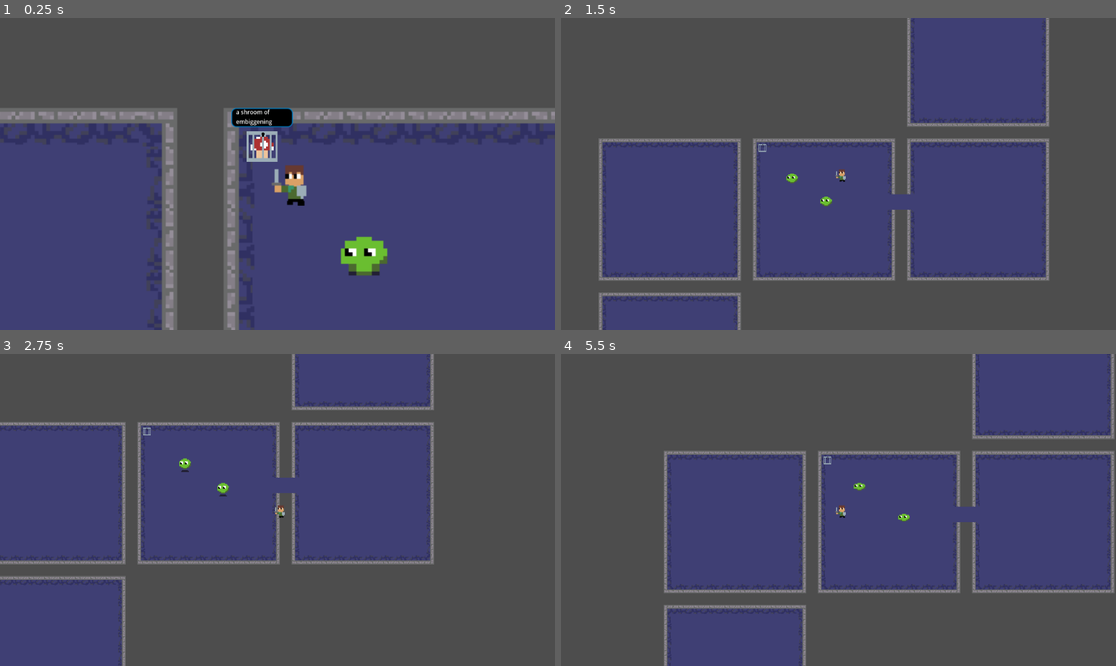
Above: before the commit, frames 1-4 (two rows, left to right).
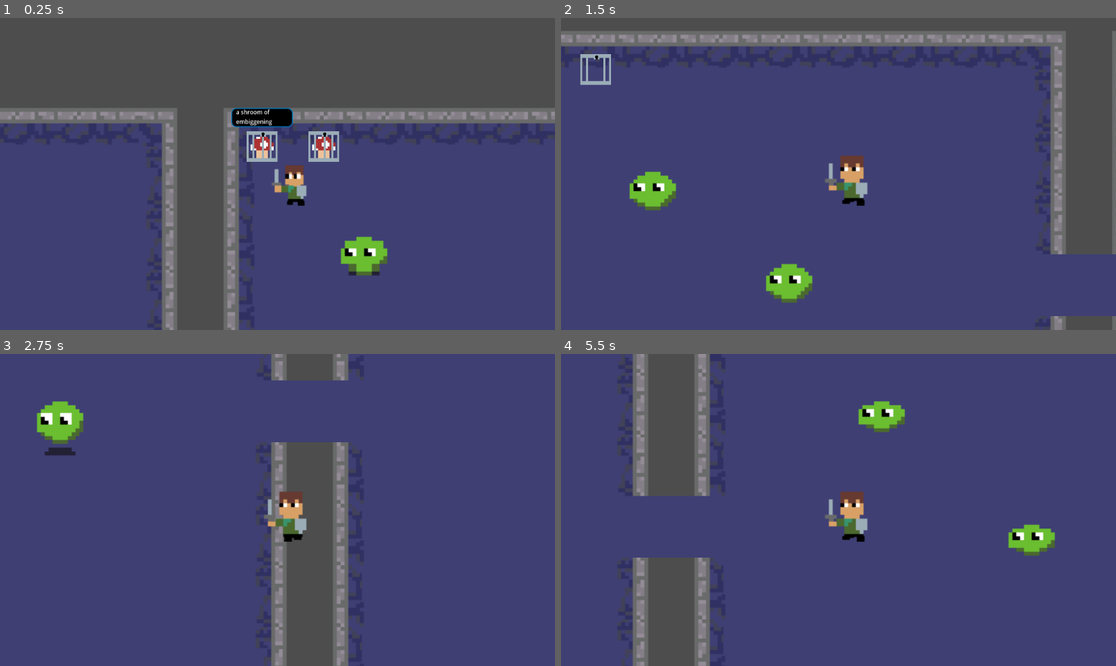
Above: after the commit, the same moments.

Repository: beml201/dungeon_game1
Game: Godot game, scene res://scenes/main.tscn
Two runs of this game, one before a commit and one after it. Both use one fixed random seed, a clock stepped at 60 frames per second and the inputs below.
Inputs (mouse positions are in pixels of both pictures, inside the frame that each line leads up to):
- Up to frame 1 (0.25 s): no input
- Up to frame 2 (1.5 s): move the mouse to (960, 158) at 0.52 s; hold D (right) 0.53-1.28 s; click (960, 158) at 0.6 s; move the mouse to (727, 189) at 1.27 s; hold S (down) from 1.28 s (still down); click (727, 189) at 1.35 s
- Up to frame 3 (2.75 s): move the mouse to (333, 441) at 2.02 s; release S (down) at 2.03 s; hold D (right) from 2.03 s (still down); click (333, 441) at 2.1 s
- Up to frame 4 (5.5 s): move the mouse to (810, 572) at 2.77 s; release D (right) at 2.78 s; hold W (up) 2.78-3.53 s; click (810, 572) at 2.85 s; move the mouse to (1005, 556) at 3.52 s; hold A (left) 3.53-5.03 s; click (1005, 556) at 3.6 s; move the mouse to (672, 463) at 4.27 s; click (672, 463) at 4.35 s; move the mouse to (866, 510) at 5.02 s; hold S (down) from 5.03 s (still down); click (866, 510) at 5.1 s

The runs differ from the first frame. In frame 1, 0.4% of the frame differs, in the area x 55-62%, y 36-47%; in frame 2, 52%; in frame 3, 62%, in the area x 0-100%, y 0-100%; in frame 4, 58%.

Commit message:
Added randomly generated mushrooms

Diff:
--- a/scripts/camera_2d.gd
+++ b/scripts/camera_2d.gd
@@ -10,7 +10,7 @@
 	if event is InputEventMouseButton:
 		if event.button_index == MOUSE_BUTTON_LEFT:
 			if event.pressed:
-				zoom = Vector2(0.5, 0.5)
+				zoom = Vector2(2, 2)
 
 # Called every frame. 'delta' is the elapsed time since the previous frame.
 func _process(delta: float) -> void:
--- a/scripts/dungeon.gd
+++ b/scripts/dungeon.gd
@@ -1,5 +1,6 @@
 extends Node2D
 
+# Static Dungeon MetaData
 const N_ROOMS := 6
 const ROOM_SIZE := Vector2i(10,10)
 const CORRIDOR_LENGTH = 5
@@ -11,8 +12,10 @@
 					"um":Vector2i(1,0), "mm":Vector2i(1,1), "bm":Vector2i(1,2),
 					"ur":Vector2i(2,0), "mr":Vector2i(2,1), "br":Vector2i(2,2)}
 
+# Generated Dungeon MetaData
 @onready var tiles: TileMapLayer = $RoomMap
 var generated_rooms: Array = []
+# Used in draw_corridor()
 var room_pos_ul: Array = []
 
 # Called when the node enters the scene tree for the first time.
@@ -23,11 +26,22 @@
 	# Generate a room order so we can identify which corridors to draw and when
 	generated_rooms = generate_room_order()
 	print(generated_rooms)
+	var first_room := true
 	for room in generated_rooms[0]:
 		var room_ul := Vector2i((room[0]*ROOM_SIZE[0]),
 								(room[1]*ROOM_SIZE[1]))
 		room_pos_ul.append(room_ul)
 		draw_room(room_ul, ROOM_SIZE[0], ROOM_SIZE[1])
+		# Add the mushrooms
+		var mushroom_types := []
+		if first_room:
+			mushroom_types = [Global.UPGRADE_OPTIONS[0], Global.UPGRADE_OPTIONS[0]]
+			first_room = false
+		else:
+			mushroom_types = [Global.UPGRADE_OPTIONS.pick_random(), Global.UPGRADE_OPTIONS.pick_random()]
+		# Don't add musrooms to the last room
+		if room!=generated_rooms[0][-1]:
+			add_mushrooms(room_ul, ROOM_SIZE[0], ROOM_SIZE[1], mushroom_types)
 
 # Called every frame. 'delta' is the elapsed time since the previous frame.
 func _process(delta):
@@ -92,5 +106,9 @@
 	tiles.set_cell(corridor_pos, 1, TILE_DICT['mm'])
 	tiles.set_cell(cp2, 1, TILE_DICT['mm'])
 
-func add_mushroom(coord_upperleft, width, height):
-	pass
+func add_mushrooms(coord_upperleft, room_width, room_height, types=['EMBIGGEN']):
+	for i in range(types.size()):
+		var mushroom = preload("res://scenes/mushroom.tscn").instantiate()
+		mushroom.global_position = (coord_upperleft+Vector2i(1+i, 1))*Global.TILE_SIZE
+		mushroom.mushroom_type = types[i]
+		add_child(mushroom)
--- a/scripts/global.gd
+++ b/scripts/global.gd
@@ -2,6 +2,7 @@
 
 # Static MetaData
 const TILE_SIZE := 64
+const UPGRADE_OPTIONS := ['EMBIGGEN', 'ENLARGEN']
 
 #  Dynamic MetaData
 var player_current_attack = false
--- a/scripts/main.gd
+++ b/scripts/main.gd
@@ -23,9 +23,9 @@
 	slime2.global_position = Vector2i(20*tilesize,20*tilesize)
 	add_child(slime2)
 
-	var mush = Mush.instantiate()
-	mush.global_position = Vector2i(4*tilesize, 4*tilesize)
-	add_child(mush)
+	#var mush = Mush.instantiate()
+	#mush.global_position = Vector2i(4*tilesize, 4*tilesize)
+	#add_child(mush)
 
 # Called every frame. 'delta' is the elapsed time since the previous frame.
 func _process(delta):
--- a/scripts/mushroom.gd
+++ b/scripts/mushroom.gd
@@ -2,6 +2,13 @@
 
 var in_range = false
 var sprite_changed = false
+var mushroom_type = 'EMBIGGEN'
+
+func _ready():
+	if mushroom_type=='EMBIGGEN':
+		$Sprite2D.texture = load("res://assets/mush in cage.png")
+	else:
+		$Sprite2D.texture = load("res://assets/green mush in cage.png")
 
 func _physics_process(delta: float) -> void:
 	if in_range and Global.player_current_attack and not sprite_changed:
